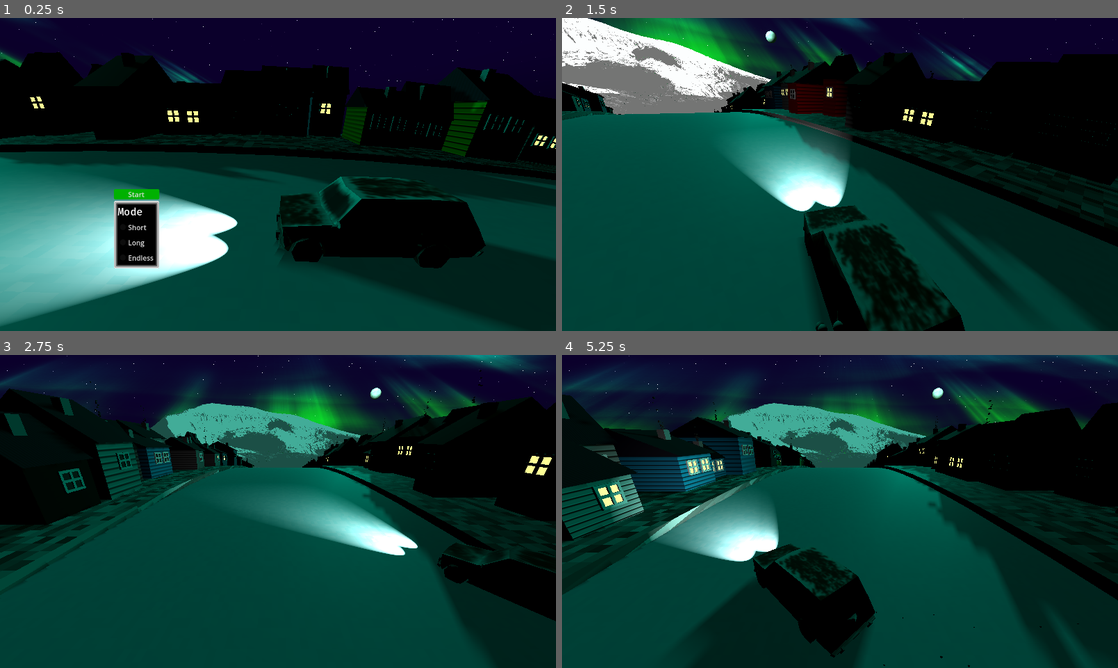
Above: before the commit, frames 1-4 (two rows, left to right).
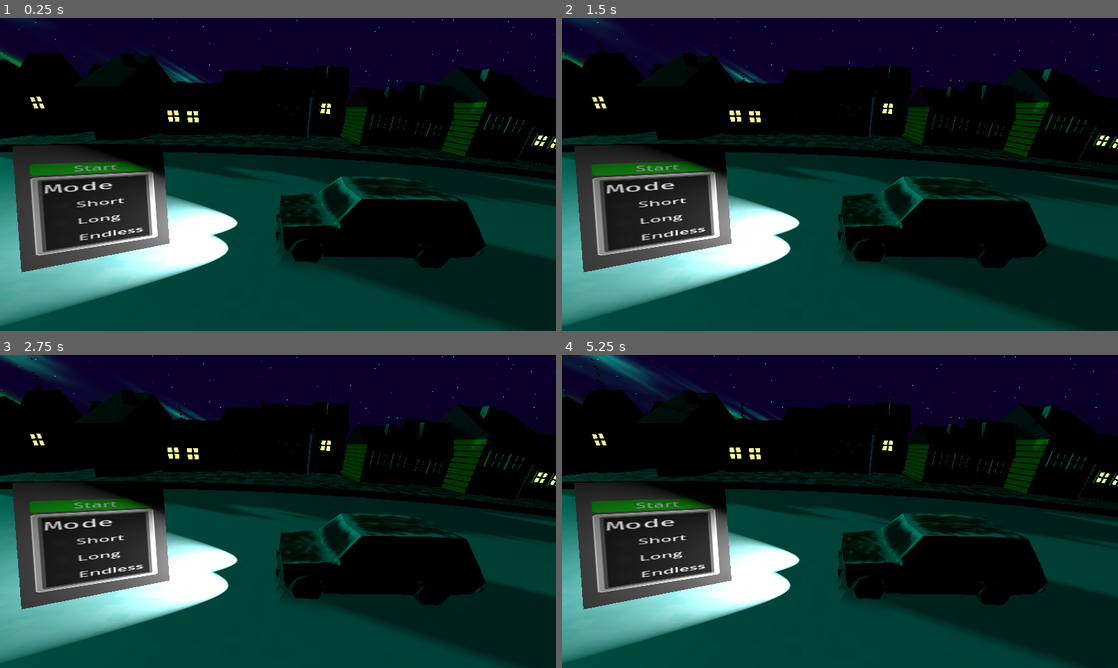
Above: after the commit, the same moments.

Repository: bjornarprytz/waves
Game: Godot game, scene res://main.tscn
The game is run twice, just before and just after one commit, with the same random seed, the same clock (stepped at 60 frames per second) and the same inputs.
Inputs (mouse positions are in pixels of both pictures, inside the frame that each line leads up to):
- Up to frame 1 (0.25 s): no input
- Up to frame 2 (1.5 s): click (701, 193) at 0.5 s, where only the run before the commit has a clickable "Start"; tap Enter (start) at 1.25 s; move the mouse to (962, 158) at 1.27 s; hold Right (steer_right) from 1.28 s (still down); hold Enter (start) from 1.28 s (still down); click (962, 158) at 1.42 s
- Up to frame 3 (2.75 s): release Right (steer_right) at 2 s; release Enter (start) at 2 s; drag from (166, 527) to (250, 574) at 2.02 s
- Up to frame 4 (5.25 s): move the mouse to (895, 442) at 2.77 s; hold Right (steer_right) 2.78-3.5 s; hold Enter (start) 2.78-3.5 s; click (895, 442) at 2.92 s; drag from (812, 574) to (673, 464) at 3.52 s; move the mouse to (1006, 558) at 4.27 s; hold A (steer_left) 4.28-5 s; hold Enter (start) 4.28-5 s; click (1006, 558) at 4.42 s; drag from (673, 464) to (756, 433) at 5.02 s

The runs differ from the first frame. In frame 1, 9.7% of the frame differs, in the area x 2-31%, y 40-82%; in frame 2, 59%; in frame 3, 53%; in frame 4, 61%, in the area x 0-100%, y 0-100%.

Commit message:
wip world menu

Diff:
--- a/src/main.gd
+++ b/src/main.gd
@@ -13,7 +13,7 @@
 
 @onready var judgement_label: RichTextLabel = %Judgement
 @onready var stats_ui: StatsUI = %Stats
-@onready var main_menu: CenterContainer = %MainMenu
+@onready var main_menu: WorldMenu = %WorldMenu
 
 @onready var ground: Ground = %Ground
 @onready var car: Car = %Car
--- a/src/main.tscn
+++ b/src/main.tscn
@@ -7,11 +7,11 @@
 [ext_resource type="PackedScene" uid="uid://oyfamr18wj3p" path="res://aurora.tscn" id="5_aurora"]
 [ext_resource type="PackedScene" uid="uid://dljkuhk64w3qg" path="res://stats_ui.tscn" id="6_efxa6"]
 [ext_resource type="PackedScene" uid="uid://7wf22o12pssd" path="res://mountain.tscn" id="7_272bh"]
-[ext_resource type="PackedScene" uid="uid://d1cjdsnxpim6t" path="res://main_menu.tscn" id="7_dg77c"]
 [ext_resource type="AudioStream" uid="uid://dntxq22lnlcgt" path="res://assets/sound/bossfightfeeling - 02.04.2023, 12.26.wav" id="8_5vw27"]
 [ext_resource type="Shader" uid="uid://b7mfuslajspmy" path="res://moon.gdshader" id="8_kek77"]
 [ext_resource type="PackedScene" uid="uid://duqsj6w7ve83k" path="res://tourist_grinder.tscn" id="9_kek77"]
 [ext_resource type="PackedScene" uid="uid://b15ev0eotrj5" path="res://tourist_activator.tscn" id="10_4c57u"]
+[ext_resource type="PackedScene" uid="uid://0o6fpogrifge" path="res://world_menu.tscn" id="13_ycdy4"]
 
 [sub_resource type="ShaderMaterial" id="ShaderMaterial_sky"]
 shader = ExtResource("4_sky")
@@ -119,14 +119,6 @@
 anchor_left = 0.5
 anchor_right = 0.5
 
-[node name="MainMenu" parent="CanvasLayer/MarginContainer/Control" instance=ExtResource("7_dg77c")]
-unique_name_in_owner = true
-layout_mode = 1
-offset_left = 145.0
-offset_top = 384.0
-offset_right = -795.0
-offset_bottom = -133.0
-
 [node name="Debug" type="RichTextLabel" parent="CanvasLayer/MarginContainer/Control"]
 unique_name_in_owner = true
 visible = false
@@ -160,4 +152,6 @@
 [node name="TouristActivator" parent="." instance=ExtResource("10_4c57u")]
 transform = Transform3D(1, 0, 0, 0, 1, 0, 0, 0, 1, 0, 0, -15.77558)
 
-[connection signal="start_game" from="CanvasLayer/MarginContainer/Control/MainMenu" to="." method="_on_start_game"]
+[node name="WorldMenu" parent="." instance=ExtResource("13_ycdy4")]
+unique_name_in_owner = true
+transform = Transform3D(0.3074101, -0.8711988, 0.38276893, 0.9491965, 0.30917513, -0.058624543, -0.067269005, 0.38134474, 0.9219822, -0.22193933, -0.56265324, -4.616219)
--- /dev/null
+++ b/src/world_menu.gd
@@ -0,0 +1,99 @@
+class_name WorldMenu
+extends Node3D
+
+@onready var node_viewport: SubViewport = %SubViewport
+@onready var world_menu: MeshInstance3D = %WorldMenu
+
+## Used for checking if the mouse is inside the Area3D.
+var is_mouse_inside := false
+
+## The last processed input touch/mouse event. Used to calculate relative movement.
+var last_event_pos2D := Vector2()
+
+## The time of the last event in seconds since engine start.
+var last_event_time := -1.0
+
+func _mouse_entered_area() -> void:
+	is_mouse_inside = true
+	# Notify the viewport that the mouse is now hovering it.
+	node_viewport.notification(NOTIFICATION_VP_MOUSE_ENTER)
+	print("Mouse entered area")
+
+func _mouse_exited_area() -> void:
+	# Notify the viewport that the mouse is no longer hovering it.
+	node_viewport.notification(NOTIFICATION_VP_MOUSE_EXIT)
+	is_mouse_inside = false
+	print("Mouse exited area")
+
+
+func _unhandled_input(event: InputEvent) -> void:
+	# Check if the event is a non-mouse/non-touch event
+	for mouse_event in [InputEventMouseButton, InputEventMouseMotion, InputEventScreenDrag, InputEventScreenTouch]:
+		if is_instance_of(event, mouse_event):
+			# If the event is a mouse/touch event, then we can ignore it here, because it will be
+			# handled via Physics Picking.
+			return
+	node_viewport.push_input(event)
+
+
+func _mouse_input_event(_camera: Camera3D, event: InputEvent, event_position: Vector3, _normal: Vector3, _shape_idx: int) -> void:
+	# Get mesh size to detect edges and make conversions. This code only supports PlaneMesh and QuadMesh.
+	var quad_mesh_size: Vector2 = world_menu.mesh.size
+
+	# Event position in Area3D in world coordinate space.
+	var event_pos3D := event_position
+
+	# Current time in seconds since engine start.
+	var now := Time.get_ticks_msec() / 1000.0
+
+	# Convert position to a coordinate space relative to the Area3D node.
+	# NOTE: `affine_inverse()` accounts for the Area3D node's scale, rotation, and position in the scene!
+	event_pos3D = world_menu.global_transform.affine_inverse() * event_pos3D
+
+	var event_pos2D := Vector2()
+
+	if is_mouse_inside:
+		# Convert the relative event position from 3D to 2D.
+		event_pos2D = Vector2(event_pos3D.x, -event_pos3D.y)
+
+		# Right now the event position's range is the following: (-quad_size/2) -> (quad_size/2)
+		# We need to convert it into the following range: -0.5 -> 0.5
+		event_pos2D.x = event_pos2D.x / quad_mesh_size.x
+		event_pos2D.y = event_pos2D.y / quad_mesh_size.y
+		# Then we need to convert it into the following range: 0 -> 1
+		event_pos2D.x += 0.5
+		event_pos2D.y += 0.5
+
+		# Finally, we convert the position to the following range: 0 -> viewport.size
+		event_pos2D.x *= node_viewport.size.x
+		event_pos2D.y *= node_viewport.size.y
+		# We need to do these conversions so the event's position is in the viewport's coordinate system.
+
+	elif last_event_pos2D != null:
+		# Fall back to the last known event position.
+		event_pos2D = last_event_pos2D
+
+	# Set the event's position and global position.
+	event.position = event_pos2D
+	if event is InputEventMouse:
+		event.global_position = event_pos2D
+
+	# Calculate the relative event distance.
+	if event is InputEventMouseMotion or event is InputEventScreenDrag:
+		# If there is not a stored previous position, then we'll assume there is no relative motion.
+		if last_event_pos2D == null:
+			event.relative = Vector2(0, 0)
+		# If there is a stored previous position, then we'll calculate the relative position by subtracting
+		# the previous position from the new position. This will give us the distance the event traveled from prev_pos.
+		else:
+			event.relative = event_pos2D - last_event_pos2D
+			event.velocity = event.relative / (now - last_event_time)
+
+	# Update last_event_pos2D with the position we just calculated.
+	last_event_pos2D = event_pos2D
+
+	# Update last_event_time to current time.
+	last_event_time = now
+
+	# Finally, send the processed input event to the viewport.
+	node_viewport.push_input(event)
--- /dev/null
+++ b/src/world_menu.tscn
@@ -0,0 +1,41 @@
+[gd_scene load_steps=7 format=3 uid="uid://0o6fpogrifge"]
+
+[ext_resource type="Script" uid="uid://brxg830akbpwy" path="res://world_menu.gd" id="1_7h3x1"]
+[ext_resource type="PackedScene" uid="uid://d1cjdsnxpim6t" path="res://main_menu.tscn" id="2_w7mvi"]
+
+[sub_resource type="QuadMesh" id="QuadMesh_dg77c"]
+
+[sub_resource type="ViewportTexture" id="ViewportTexture_w7mvi"]
+viewport_path = NodePath("WorldMenu/SubViewport")
+
+[sub_resource type="StandardMaterial3D" id="StandardMaterial3D_ycdy4"]
+resource_local_to_scene = true
+albedo_texture = SubResource("ViewportTexture_w7mvi")
+
+[sub_resource type="BoxShape3D" id="BoxShape3D_w7mvi"]
+size = Vector3(1, 1, 0.044921875)
+
+[node name="Node3D" type="Node3D"]
+script = ExtResource("1_7h3x1")
+
+[node name="WorldMenu" type="MeshInstance3D" parent="."]
+unique_name_in_owner = true
+transform = Transform3D(-4.3711385e-08, 1, 0, 4.3711385e-08, 1.9106855e-15, 0.99999994, 0.99999994, 4.371139e-08, -4.3711385e-08, 0, 0, 0)
+mesh = SubResource("QuadMesh_dg77c")
+surface_material_override/0 = SubResource("StandardMaterial3D_ycdy4")
+
+[node name="SubViewport" type="SubViewport" parent="WorldMenu"]
+unique_name_in_owner = true
+size = Vector2i(128, 256)
+
+[node name="MainMenu" parent="WorldMenu/SubViewport" instance=ExtResource("2_w7mvi")]
+
+[node name="HitBox" type="Area3D" parent="WorldMenu"]
+
+[node name="Shape" type="CollisionShape3D" parent="WorldMenu/HitBox"]
+transform = Transform3D(0.9999936, 3.2684966e-13, 1.030287e-13, -2.7711167e-13, 1, -3.0086987e-13, -1.030287e-13, 6.8833828e-15, 0.9999936, 0, 0, 0)
+shape = SubResource("BoxShape3D_w7mvi")
+
+[connection signal="input_event" from="WorldMenu/HitBox" to="." method="_mouse_input_event"]
+[connection signal="mouse_entered" from="WorldMenu/HitBox" to="." method="_mouse_entered_area"]
+[connection signal="mouse_exited" from="WorldMenu/HitBox" to="." method="_mouse_exited_area"]
Not shown, added: src/world_menu.gd.uid
